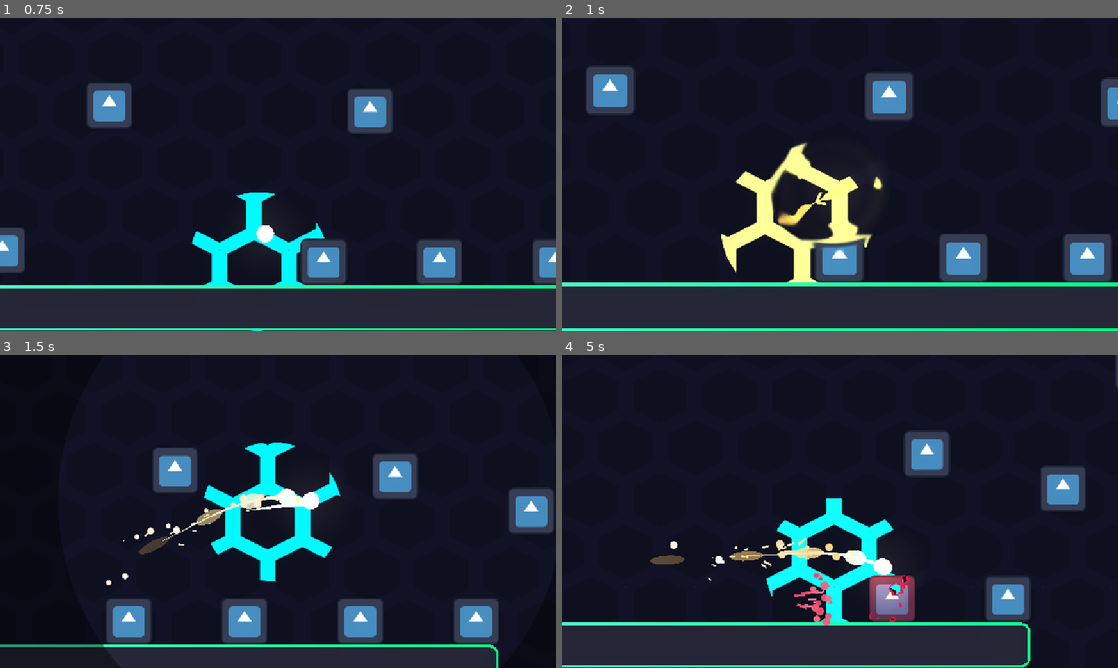
Above: before the commit, frames 1-4 (two rows, left to right).
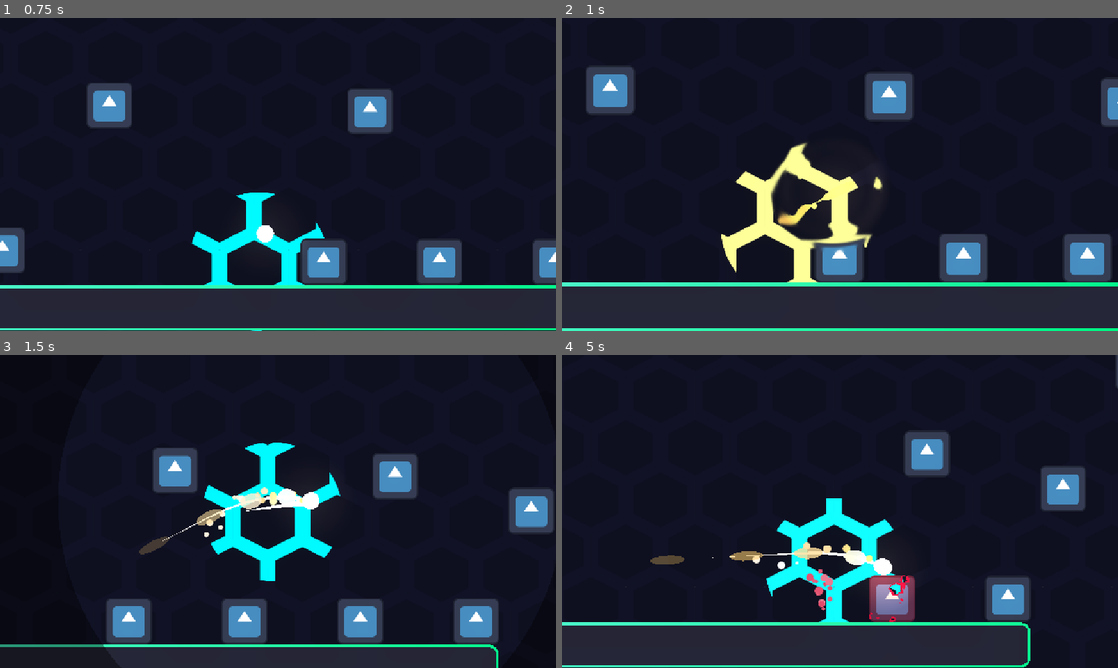
Above: after the commit, the same moments.

Repository: cookie1170/juice-test
Game: Godot game, scene res://levels/main.tscn
Same seed, same stepped clock (60 frames per second), same inputs: the game is played once before the commit and once after it. The engine's default icon, where the game draws it, is replaced by a stand-in: a white triangle on a blue panel in a dark square.
Inputs (mouse positions are in pixels of both pictures, inside the frame that each line leads up to):
- Up to frame 1 (0.75 s): tap Enter (ui_accept) at 0.5 s; move the mouse to (400, 158) at 0.52 s; hold D (right) from 0.53 s (still down); hold Space (bounce) from 0.53 s (still down)
- Up to frame 2 (1 s): keep holding D (right); keep holding Space (bounce); tap Enter (ui_accept) at 0.77 s; click (962, 158) at 0.8 s
- Up to frame 3 (1.5 s): release D (right) at 1.25 s; release Space (bounce) at 1.25 s; drag from (166, 527) to (272, 495) at 1.27 s
- Up to frame 4 (5 s): move the mouse to (895, 442) at 2.02 s; press the mouse at (895, 442) at 2.03 s; hold D (right) 2.03-2.75 s; right-click (895, 442) at 2.1 s; release the mouse at (895, 442) at 2.75 s; drag from (812, 574) to (673, 464) at 2.77 s; move the mouse to (1006, 558) at 3.52 s; press the mouse at (1006, 558) at 3.53 s; hold A (left) 3.53-4.25 s; tap Enter (ui_accept) at 3.77 s; release the mouse at (1006, 558) at 4.25 s; drag from (673, 464) to (756, 433) at 4.27 s

Frame 1 is identical in both runs. In frame 2, less than 0.1% of the frame differs, in the area x 44-48%, y 55-62%; in frame 3, 0.4%; in frame 4, 0.9%, in the area x 19-62%, y 58-87%.

Commit message:
*finally* added some sound effects

Diff:
--- /dev/null
+++ b/common/sfx.gd
@@ -0,0 +1,9 @@
+extends AudioStreamPlayer2D
+class_name FancySFX
+
+@export var sounds: Array[AudioStream]
+
+func play_sfx(pitch_min: float = 0.8, pitch_max: float = 1.2) -> void:
+	pitch_scale = randf_range(pitch_min, pitch_max)
+	stream = sounds.pick_random()
+	play()
--- a/enemies/basic_enemy/basic_enemy.gd
+++ b/enemies/basic_enemy/basic_enemy.gd
@@ -8,6 +8,7 @@
 @export_group("Nodes")
 @export var update_timer: Timer
 @export var sprite: Sprite2D
+@export var hurt_sfx: FancySFX
 @export var hurt_particles1: GPUParticles2D
 @export var hurt_particles2: GPUParticles2D
 @export var hurtbox: Hurtbox
@@ -26,6 +27,7 @@
 func get_hit(attack_hitbox: Hitbox):
 	hurtbox.monitoring = false
 	hitbox.monitorable = false
+	hurt_sfx.play_sfx()
 	var hit_angle: float = (
 			attack_hitbox.owner.velocity.angle() if attack_hitbox.owner is CharacterBody2D
 			else -global_position.direction_to(attack_hitbox.global_positon).angle()
--- a/enemies/basic_enemy/basic_enemy.tscn
+++ b/enemies/basic_enemy/basic_enemy.tscn
@@ -6,6 +6,8 @@
 [ext_resource type="Script" uid="uid://pt8x4gqtpuhh" path="res://common/hurtbox.gd" id="3_eopwh"]
 [ext_resource type="Script" uid="uid://d0dcgwjybsqd6" path="res://common/hitbox.gd" id="4_xuk7h"]
 [ext_resource type="Texture2D" uid="uid://383qp57aaa1j" path="res://common/sprites/circle.svg" id="6_u66kj"]
+[ext_resource type="Script" uid="uid://dnpardyg26nr0" path="res://common/sfx.gd" id="7_hpkks"]
+[ext_resource type="AudioStream" uid="uid://c43c8sw4r2v1i" path="res://enemies/basic_enemy/sound_effects/enemy_hurt.wav" id="8_rutms"]
 
 [sub_resource type="FastNoiseLite" id="FastNoiseLite_m6spd"]
 seed = 455
@@ -82,17 +84,25 @@
 height = 32
 
 [sub_resource type="Gradient" id="Gradient_avyl3"]
-colors = PackedColorArray(0.862745, 0.0784314, 0.235294, 1, 1, 1, 1, 1)
+colors = PackedColorArray(0.862745, 0.0784314, 0.235294, 1, 0.986274, 0.907843, 0.923529, 1)
 metadata/_snap_enabled = true
 
 [sub_resource type="GradientTexture1D" id="GradientTexture1D_32hag"]
 gradient = SubResource("Gradient_avyl3")
 
+[sub_resource type="Curve" id="Curve_u66kj"]
+_limits = [0.0, 100.0, 0.0, 1.0]
+_data = [Vector2(0, 1), 0.0, 0.0, 0, 0, Vector2(0.99999, 100), 0.0, 0.0, 0, 0]
+point_count = 2
+
+[sub_resource type="CurveTexture" id="CurveTexture_fwb20"]
+curve = SubResource("Curve_u66kj")
+
 [sub_resource type="Curve" id="Curve_harik"]
 _data = [Vector2(1e-05, 0), 0.0, 0.0, 0, 0, Vector2(0.1, 1), 0.0, 0.0, 0, 0, Vector2(0.99999, 0), 0.0, 0.0, 0, 0]
 point_count = 3
 
-[sub_resource type="CurveTexture" id="CurveTexture_e7oew"]
+[sub_resource type="CurveTexture" id="CurveTexture_wodsf"]
 curve = SubResource("Curve_harik")
 
 [sub_resource type="ParticleProcessMaterial" id="ParticleProcessMaterial_7v5ht"]
@@ -103,14 +113,18 @@
 initial_velocity_min = 372.55
 initial_velocity_max = 416.67
 gravity = Vector3(0, 98, 0)
-scale_curve = SubResource("CurveTexture_e7oew")
+damping_min = 11.765
+damping_max = 22.569
+damping_curve = SubResource("CurveTexture_fwb20")
+scale_curve = SubResource("CurveTexture_wodsf")
 color_ramp = SubResource("GradientTexture1D_32hag")
 
-[node name="BasicEnemy" type="CharacterBody2D" node_paths=PackedStringArray("update_timer", "sprite", "hurt_particles1", "hurt_particles2", "hurtbox", "hitbox")]
+[node name="BasicEnemy" type="CharacterBody2D" node_paths=PackedStringArray("update_timer", "sprite", "hurt_sfx", "hurt_particles1", "hurt_particles2", "hurtbox", "hitbox")]
 collision_layer = 0
 script = ExtResource("1_lbl0g")
 update_timer = NodePath("UpdateTimer")
 sprite = NodePath("Sprite")
+hurt_sfx = NodePath("HurtSound")
 hurt_particles1 = NodePath("HurtParticles")
 hurt_particles2 = NodePath("HurtParticles2")
 hurtbox = NodePath("Hurtbox")
@@ -168,6 +182,13 @@
 one_shot = true
 explosiveness = 0.85
 randomness = 0.5
+trail_enabled = true
 process_material = SubResource("ParticleProcessMaterial_7v5ht")
 
+[node name="HurtSound" type="AudioStreamPlayer2D" parent="."]
+volume_db = 3.0
+script = ExtResource("7_hpkks")
+sounds = Array[AudioStream]([ExtResource("8_rutms")])
+metadata/_custom_type_script = "uid://dnpardyg26nr0"
+
 [connection signal="timeout" from="UpdateTimer" to="." method="_on_update"]
--- a/global/vignette.gd
+++ b/global/vignette.gd
@@ -1,4 +1,7 @@
 extends ColorRect
+
+@export var fade_in: FancySFX
+@export var fade_out: FancySFX
 
 var tween: Tween
 var pos: Vector2:
@@ -17,6 +20,8 @@
 			tween.tween_method(func(value: float):
 				material.set_shader_parameter("dist", value),
 			material.get_shader_parameter("dist"), get_vignette_max_dist(), time)
+			if not fade_out.playing:
+				fade_out.play_sfx()
 		1:
 			if material.get_shader_parameter("dist") == dist:
 				tween.kill()
@@ -24,6 +29,7 @@
 			tween.tween_method(func(value: float):
 				material.set_shader_parameter("dist", value),
 			get_vignette_max_dist(), dist, time)
+			fade_in.play_sfx()
 
 
 func get_vignette_max_dist() -> float:
--- a/global/vignette.tscn
+++ b/global/vignette.tscn
@@ -1,8 +1,11 @@
-[gd_scene load_steps=5 format=3 uid="uid://2662pyalpsi2"]
+[gd_scene load_steps=8 format=3 uid="uid://2662pyalpsi2"]
 
 [ext_resource type="Shader" uid="uid://7wfo22armo3t" path="res://global/vignette.gdshader" id="1_i55d4"]
 [ext_resource type="Script" uid="uid://dlvoefy3vhhvw" path="res://global/vignette_global.gd" id="1_qdghn"]
 [ext_resource type="Script" uid="uid://5j5liywl4r32" path="res://global/vignette.gd" id="3_0wke6"]
+[ext_resource type="Script" uid="uid://dnpardyg26nr0" path="res://common/sfx.gd" id="4_1takt"]
+[ext_resource type="AudioStream" uid="uid://cxlugf7wrsfqa" path="res://common/sounds/vignette_in.wav" id="5_3cwh3"]
+[ext_resource type="AudioStream" uid="uid://cp5n1btd5k3ft" path="res://common/sounds/vignette_out.wav" id="6_6oig5"]
 
 [sub_resource type="ShaderMaterial" id="ShaderMaterial_jw1n3"]
 shader = ExtResource("1_i55d4")
@@ -14,7 +17,7 @@
 [node name="Vignette" type="CanvasLayer"]
 script = ExtResource("1_qdghn")
 
-[node name="Vignette" type="ColorRect" parent="."]
+[node name="Vignette" type="ColorRect" parent="." node_paths=PackedStringArray("fade_in", "fade_out")]
 material = SubResource("ShaderMaterial_jw1n3")
 anchors_preset = 15
 anchor_right = 1.0
@@ -23,3 +26,17 @@
 grow_vertical = 2
 mouse_filter = 2
 script = ExtResource("3_0wke6")
+fade_in = NodePath("../FadeIn")
+fade_out = NodePath("../FadeOut")
+
+[node name="FadeIn" type="AudioStreamPlayer2D" parent="."]
+volume_db = 4.0
+script = ExtResource("4_1takt")
+sounds = Array[AudioStream]([ExtResource("5_3cwh3")])
+metadata/_custom_type_script = "uid://dnpardyg26nr0"
+
+[node name="FadeOut" type="AudioStreamPlayer2D" parent="."]
+volume_db = 4.0
+script = ExtResource("4_1takt")
+sounds = Array[AudioStream]([ExtResource("6_6oig5")])
+metadata/_custom_type_script = "uid://dnpardyg26nr0"
--- a/levels/main.tscn
+++ b/levels/main.tscn
@@ -224,7 +224,6 @@
 ignore_rotation = false
 zoom = Vector2(0.75, 0.75)
 process_callback = 0
-limit_bottom = 128
 
 [node name="PhantomCameraHost" type="Node" parent="Camera"]
 process_priority = 300
--- a/player/player.tscn
+++ b/player/player.tscn
@@ -1,19 +1,29 @@
-[gd_scene load_steps=57 format=3 uid="uid://lj17m112ehpt"]
+[gd_scene load_steps=71 format=3 uid="uid://lj17m112ehpt"]
 
 [ext_resource type="Script" uid="uid://c08p2djcihe2o" path="res://player/player_common.gd" id="1_4flbx"]
 [ext_resource type="Script" uid="uid://ck2pawb0jmb51" path="res://player/dash_dir_indicator.gd" id="2_8t03j"]
-[ext_resource type="Script" uid="uid://cjt6uuke0wuwe" path="res://player/state machine/state_machine.gd" id="2_rkbax"]
+[ext_resource type="Script" uid="uid://cjt6uuke0wuwe" path="res://player/state_machine/state_machine.gd" id="2_rkbax"]
 [ext_resource type="Script" uid="uid://7158llfgi1vc" path="res://player/trail.gd" id="3_ebec5"]
-[ext_resource type="Script" uid="uid://da6voysdihkup" path="res://player/state machine/grounded.gd" id="3_yw30f"]
-[ext_resource type="Script" uid="uid://utgixymvt17f" path="res://player/state machine/bouncing.gd" id="4_g6k8r"]
-[ext_resource type="Script" uid="uid://bn2330o4e0s0p" path="res://player/state machine/falling.gd" id="5_g6k8r"]
-[ext_resource type="Script" uid="uid://c5uw1oo1cucet" path="res://player/state machine/dashing.gd" id="5_qjkh3"]
-[ext_resource type="Script" uid="uid://ptnh2uj4vicw" path="res://player/state machine/state_display.gd" id="7_boad6"]
+[ext_resource type="Script" uid="uid://da6voysdihkup" path="res://player/state_machine/grounded.gd" id="3_yw30f"]
+[ext_resource type="Script" uid="uid://utgixymvt17f" path="res://player/state_machine/bouncing.gd" id="4_g6k8r"]
+[ext_resource type="Script" uid="uid://bn2330o4e0s0p" path="res://player/state_machine/falling.gd" id="5_g6k8r"]
+[ext_resource type="Script" uid="uid://c5uw1oo1cucet" path="res://player/state_machine/dashing.gd" id="5_qjkh3"]
 [ext_resource type="Script" uid="uid://d0dcgwjybsqd6" path="res://common/hitbox.gd" id="8_hg6s5"]
 [ext_resource type="Script" uid="uid://pt8x4gqtpuhh" path="res://common/hurtbox.gd" id="8_rgyib"]
 [ext_resource type="PackedScene" uid="uid://c3m2m678oe1bj" path="res://player/misc/ghost_clone.tscn" id="9_yllr7"]
 [ext_resource type="Texture2D" uid="uid://383qp57aaa1j" path="res://common/sprites/circle.svg" id="11_2ieo8"]
+[ext_resource type="AudioStream" uid="uid://cinaatksd3xc0" path="res://player/sound_effects/ding.wav" id="14_32hag"]
 [ext_resource type="Texture2D" uid="uid://w3fx0ky4iuet" path="res://common/sprites/circle_higher_res.svg" id="14_wodsf"]
+[ext_resource type="Script" uid="uid://dnpardyg26nr0" path="res://common/sfx.gd" id="15_32hag"]
+[ext_resource type="AudioStream" uid="uid://thpoed1x7q53" path="res://player/sound_effects/dash_1.wav" id="16_tqiix"]
+[ext_resource type="AudioStream" uid="uid://dkjfqhh87gse1" path="res://player/sound_effects/dash_2.wav" id="17_e7oew"]
+[ext_resource type="AudioStream" uid="uid://iwy8d3pivmor" path="res://player/sound_effects/slash.wav" id="18_e7oew"]
+[ext_resource type="AudioStream" uid="uid://du6fvhi7tx3u5" path="res://player/sound_effects/player_hurt.wav" id="19_c35mf"]
+[ext_resource type="AudioStream" uid="uid://dghcgarnnkhag" path="res://player/sound_effects/landing_1.ogg" id="20_g4c7l"]
+[ext_resource type="AudioStream" uid="uid://bpsba0wfxswfp" path="res://player/sound_effects/landing_2.ogg" id="21_knn7v"]
+[ext_resource type="AudioStream" uid="uid://dbjwy1ksufce7" path="res://player/sound_effects/landing_3.ogg" id="22_7pqkx"]
+[ext_resource type="AudioStream" uid="uid://d1ha1aew5v30w" path="res://player/sound_effects/landing_4.ogg" id="23_uw77l"]
+[ext_resource type="AudioStream" uid="uid://pb8s3bmkwbp3" path="res://player/sound_effects/landing_5.ogg" id="24_rptt4"]
 
 [sub_resource type="SphereMesh" id="SphereMesh_sh265"]
 radius = 24.0
@@ -65,6 +75,7 @@
 [sub_resource type="ParticleProcessMaterial" id="ParticleProcessMaterial_ebec5"]
 lifetime_randomness = 0.5
 particle_flag_disable_z = true
+inherit_velocity_ratio = 0.25
 direction = Vector3(0, 1, 0)
 spread = 180.0
 initial_velocity_min = 78.43
@@ -91,6 +102,14 @@
 [sub_resource type="GradientTexture1D" id="GradientTexture1D_kb6p2"]
 gradient = SubResource("Gradient_yllr7")
 
+[sub_resource type="Curve" id="Curve_tqiix"]
+_limits = [0.0, 100.0, 0.0, 1.0]
+_data = [Vector2(0, 1), 0.0, 0.0, 0, 0, Vector2(0.99999, 100), 0.0, 0.0, 0, 0]
+point_count = 2
+
+[sub_resource type="CurveTexture" id="CurveTexture_65viv"]
+curve = SubResource("Curve_tqiix")
+
 [sub_resource type="Curve" id="Curve_yllr7"]
 _data = [Vector2(1e-05, 0), 0.0, 0.0, 0, 0, Vector2(0.1, 1), 0.0, 0.0, 0, 0, Vector2(0.99999, 0), 0.0, 0.0, 0, 0]
 point_count = 3
@@ -102,9 +121,13 @@
 lifetime_randomness = 0.5
 particle_flag_align_y = true
 particle_flag_disable_z = true
+inherit_velocity_ratio = 0.1
 initial_velocity_min = 161.77
 initial_velocity_max = 205.89
 gravity = Vector3(0, 98, 0)
+damping_min = 10.295
+damping_max = 17.648
+damping_curve = SubResource("CurveTexture_65viv")
 scale_curve = SubResource("CurveTexture_kb6p2")
 color_ramp = SubResource("GradientTexture1D_kb6p2")
 
@@ -181,31 +204,41 @@
 scale_curve = SubResource("CurveTexture_c35mf")
 color_ramp = SubResource("GradientTexture1D_tqiix")
 
-[sub_resource type="Gradient" id="Gradient_wodsf"]
-offsets = PackedFloat32Array(0, 0.5)
-colors = PackedColorArray(0.862745, 0.0784314, 0.235294, 1, 1, 1, 1, 1)
+[sub_resource type="Gradient" id="Gradient_avyl3"]
+colors = PackedColorArray(0.862745, 0.0784314, 0.235294, 1, 0.986274, 0.907843, 0.923529, 1)
 metadata/_snap_enabled = true
 
-[sub_resource type="GradientTexture1D" id="GradientTexture1D_65viv"]
-gradient = SubResource("Gradient_wodsf")
-
-[sub_resource type="Curve" id="Curve_tqiix"]
+[sub_resource type="GradientTexture1D" id="GradientTexture1D_32hag"]
+gradient = SubResource("Gradient_avyl3")
+
+[sub_resource type="Curve" id="Curve_u66kj"]
+_limits = [0.0, 100.0, 0.0, 1.0]
+_data = [Vector2(0, 1), 0.0, 0.0, 0, 0, Vector2(0.99999, 100), 0.0, 0.0, 0, 0]
+point_count = 2
+
+[sub_resource type="CurveTexture" id="CurveTexture_fwb20"]
+curve = SubResource("Curve_u66kj")
+
+[sub_resource type="Curve" id="Curve_harik"]
 _data = [Vector2(1e-05, 0), 0.0, 0.0, 0, 0, Vector2(0.1, 1), 0.0, 0.0, 0, 0, Vector2(0.99999, 0), 0.0, 0.0, 0, 0]
 point_count = 3
 
-[sub_resource type="CurveTexture" id="CurveTexture_x7c3f"]
-curve = SubResource("Curve_tqiix")
-
-[sub_resource type="ParticleProcessMaterial" id="ParticleProcessMaterial_c35mf"]
+[sub_resource type="CurveTexture" id="CurveTexture_wodsf"]
+curve = SubResource("Curve_harik")
+
+[sub_resource type="ParticleProcessMaterial" id="ParticleProcessMaterial_32hag"]
 lifetime_randomness = 0.5
 particle_flag_align_y = true
 particle_flag_disable_z = true
 spread = 25.0
-initial_velocity_min = 367.65
-initial_velocity_max = 411.77
+initial_velocity_min = 372.55
+initial_velocity_max = 416.67
 gravity = Vector3(0, 98, 0)
-scale_curve = SubResource("CurveTexture_x7c3f")
-color_ramp = SubResource("GradientTexture1D_65viv")
+damping_min = 7.353
+damping_max = 18.157
+damping_curve = SubResource("CurveTexture_fwb20")
+scale_curve = SubResource("CurveTexture_wodsf")
+color_ramp = SubResource("GradientTexture1D_32hag")
 
 [sub_resource type="GDScript" id="GDScript_wodsf"]
 resource_name = "light_follow"
@@ -231,7 +264,7 @@
 fill_from = Vector2(0.5, 0.5)
 fill_to = Vector2(0.5, 0)
 
-[node name="Player" type="CharacterBody2D" node_paths=PackedStringArray("hang_timer", "dash_attack_timer", "mesh", "dash_particles", "hurt_particles_1", "hurt_particles_2", "wavedash_particle", "trail", "dash_hitbox", "hurtbox", "state_mach …(76 unchanged characters)…
+[node name="Player" type="CharacterBody2D" node_paths=PackedStringArray("hang_timer", "dash_attack_timer", "dash_particles", "hurt_particles_1", "hurt_particles_2", "wavedash_particle", "wavedash_sfx", "dash_sfx", "slash_sfx", "hurt_sfx", "landing_sfx", "trail", "mesh", "dash_hitbox", "hurtbox", "state_mach …(76 unchanged characters)…
 physics_interpolation_mode = 1
 script = ExtResource("1_4flbx")
 peak_time = 0.45
@@ -240,7 +273,7 @@
 terminal_velocity = 2048.0
 dash_distance = 480.0
 dash_time = 0.2
-wavedash_threshold = 768.0
+wavedash_threshold = 832.0
 top_speed = 640.0
 air_accel_mult = 0.25
 air_decel_mult = 0.25
@@ -248,12 +281,17 @@
 offset_amount = Vector2(384, 256)
 hang_timer = NodePath("HangTimer")
 dash_attack_timer = NodePath("DashAttackTimer")
-mesh = NodePath("Mesh")
 dash_particles = NodePath("DashParticles")
 hurt_particles_1 = NodePath("HurtParticles")
 hurt_particles_2 = NodePath("HurtParticles2")
 wavedash_particle = NodePath("WaveDashParticle")
+wavedash_sfx = NodePath("WavedashSound")
+dash_sfx = NodePath("DashSound")
+slash_sfx = NodePath("SlashSound")
+hurt_sfx = NodePath("HurtSound")
+landing_sfx = NodePath("LandingSound")
 trail = NodePath("Trail")
+mesh = NodePath("Mesh")
 dash_hitbox = NodePath("DashHitbox")
 hurtbox = NodePath("Hurtbox")
 state_machine = NodePath("StateMachine")
@@ -336,7 +374,6 @@
 metadata/_custom_type_script = "uid://d3mvxnoga10c0"
 
 [node name="Dashing" type="Node2D" parent="StateMachine" node_paths=PackedStringArray("grounded_state", "falling_state", "bouncing_state", "clone_timer", "dash_indicator", "dash_particles_1", "dash_particles_2", "wavedash_particle")]
-visible = false
 script = ExtResource("5_qjkh3")
 clone_amount = 5
 vignette_dist = 128.0
@@ -405,6 +442,8 @@
 one_shot = true
 explosiveness = 0.5
 randomness = 0.5
+trail_enabled = true
+trail_lifetime = 0.5
 process_material = SubResource("ParticleProcessMaterial_wodsf")
 
 [node name="WaveDashParticle" type="GPUParticles2D" parent="."]
@@ -437,7 +476,8 @@
 one_shot = true
 explosiveness = 0.85
 randomness = 0.5
-process_material = SubResource("ParticleProcessMaterial_c35mf")
+trail_enabled = true
+process_material = SubResource("ParticleProcessMaterial_32hag")
 
 [node name="BGHighlighter" type="PointLight2D" parent="."]
 top_level = true
@@ -455,18 +495,33 @@
 texture = SubResource("GradientTexture2D_e7oew")
 metadata/_edit_lock_ = true
 
-[node name="StateLabel" type="Label" parent="." node_paths=PackedStringArray("state_machine")]
-visible = false
-offset_left = -524.5
-offset_top = -152.0
-offset_right = 524.5
-offset_bottom = -64.0
-theme_override_font_sizes/font_size = 64
-text = "State"
-horizontal_alignment = 1
-script = ExtResource("7_boad6")
-state_machine = NodePath("../StateMachine")
-metadata/_edit_lock_ = true
+[node name="WavedashSound" type="AudioStreamPlayer2D" parent="."]
+volume_db = -3.0
+script = ExtResource("15_32hag")
+sounds = Array[AudioStream]([ExtResource("14_32hag")])
+metadata/_custom_type_script = "uid://dnpardyg26nr0"
+
+[node name="DashSound" type="AudioStreamPlayer2D" parent="."]
+volume_db = 4.0
+script = ExtResource("15_32hag")
+sounds = Array[AudioStream]([ExtResource("16_tqiix"), ExtResource("17_e7oew")])
+metadata/_custom_type_script = "uid://dnpardyg26nr0"
+
+[node name="SlashSound" type="AudioStreamPlayer2D" parent="."]
+script = ExtResource("15_32hag")
+sounds = Array[AudioStream]([ExtResource("18_e7oew")])
+metadata/_custom_type_script = "uid://dnpardyg26nr0"
+
+[node name="HurtSound" type="AudioStreamPlayer2D" parent="."]
+volume_db = 2.0
+script = ExtResource("15_32hag")
+sounds = Array[AudioStream]([ExtResource("19_c35mf")])
+metadata/_custom_type_script = "uid://dnpardyg26nr0"
+
+[node name="LandingSound" type="AudioStreamPlayer2D" parent="."]
+script = ExtResource("15_32hag")
+sounds = Array[AudioStream]([ExtResource("20_g4c7l"), ExtResource("21_knn7v"), ExtResource("22_7pqkx"), ExtResource("23_uw77l"), ExtResource("24_rptt4")])
+metadata/_custom_type_script = "uid://dnpardyg26nr0"
 
 [connection signal="timeout" from="Trail/TrailTimer" to="Trail" method="_timeout"]
 [connection signal="timeout" from="StateMachine/Dashing/CloneTimer" to="StateMachine/Dashing" method="clone_spawn"]
--- a/player/player_common.gd
+++ b/player/player_common.gd
@@ -30,15 +30,26 @@
 #region nodes
 
 @export_group("Nodes")
+@export_subgroup("Timers")
 @export var hang_timer: Timer
 @export var dash_attack_timer: Timer
-@export var mesh: MeshInstance2D
+
+@export_subgroup("Particles")
 @export var dash_particles: GPUParticles2D
 @export var hurt_particles_1: GPUParticles2D
 @export var hurt_particles_2: GPUParticles2D
 @export var wavedash_particle: GPUParticles2D
+@export_subgroup("Sound Effects")
+@export var wavedash_sfx: FancySFX
+@export var dash_sfx: FancySFX
+@export var slash_sfx: FancySFX
+@export var hurt_sfx: FancySFX
+@export var landing_sfx: FancySFX
+@export_subgroup("Misc")
 @export var trail: Line2D
 @export var bg_highlight: TileMapLayer
+@export var mesh: MeshInstance2D
+@export var phantom_camera: PhantomCamera2D
 @export var dash_hitbox: Hitbox
 @export var hurtbox: Hurtbox
 @export var state_machine: StateMachine
@@ -46,7 +57,6 @@
 @export var falling_state: State
 @export var dashing_state: State
 @export var grounded_state: State
-@export var phantom_camera: PhantomCamera2D
 
 #endregion
 
@@ -147,6 +157,7 @@
 	var hit_angle: float = hit_direction.angle()
 	velocity = hit_direction * 1024
 	state_machine.change_state(bouncing_state)
+	hurt_sfx.play_sfx()
 	if hit_flash_tween:
 		hit_flash_tween.kill()
 	if dashing_state.color_tween:
@@ -189,9 +200,12 @@
 		if (state_machine.current_state == dashing_state
 		and abs(velocity.x) > wavedash_threshold):
 			shake(64.0, 3.0, 0.35)
+			wavedash_sfx.play_sfx()
 			wavedash_particle.restart()
 		state_machine.change_state(bouncing_state)
 		velocity.y *= 1.25
+	if velocity.length_squared() > 1638400.0: # 1280 squared
+		slash_sfx.play_sfx()
 	shake(48.0, 2, 0.1)
 	Hitstop.hitstop()
 
--- a/player/state machine/bouncing.gd
+++ b/player/state_machine/bouncing.gd
@@ -3,8 +3,11 @@
 @export var falling_state: State
 @export var grounded_state: State
 
+var just_entered: bool
+
 func enter(_previous_state: State = null) -> void:
 	super()
+	just_entered = true
 	owner.velocity.y = owner.bounce_vel
 
 
@@ -17,4 +20,5 @@
 	if owner.velocity.y > 0:
 		state_changed.emit(falling_state)
 	if owner.is_on_floor():
-		state_changed.emit(grounded_state)
+		if just_entered:
+			state_changed.emit(grounded_state)
--- a/player/state machine/dashing.gd
+++ b/player/state_machine/dashing.gd
@@ -67,8 +67,9 @@
 		dash()
 	if owner.is_on_floor():
 		if Input.is_action_pressed("bounce"):
-			if abs(owner.velocity.x) > owner.wavedash_threshold:
+			if abs(owner.velocity.x) > owner.wavedash_threshold and has_pressed:
 				wavedash_particle.restart()
+				owner.wavedash_sfx.play_sfx()
 				owner.shake(64.0, 3.0, 0.35)
 				Hitstop.hitstop(0.2)
 				clones_spawned -= 2
@@ -83,6 +84,7 @@
 	direction_to(get_global_mouse_position())
 	owner.velocity = owner.dash_vel * dash_direction * get_dash_vel_mult()
 	owner.trail.point_amount = owner.trail.default_point_amount
+	owner.dash_sfx.play_sfx(1.2, 1.6)
 	dash_particles_2.rotation = dash_direction.angle()
 	dash_particles_1.restart()
 	dash_particles_2.restart()
--- a/player/state machine/grounded.gd
+++ b/player/state_machine/grounded.gd
@@ -11,6 +11,8 @@
 		point_amt_tween.kill()
 	point_amt_tween = get_tree().create_tween()
 	point_amt_tween.tween_property(owner.trail, "point_amount", 0, 0.25)
+	if not owner.landing_sfx.playing:
+		owner.landing_sfx.play_sfx(1.2, 1.6)
 
 
 func _physics_process(_delta: float) -> void:
Not shown, added: common/sfx.gd.uid
Not shown, added: common/sounds/vignette_in.wav.import
Not shown, added: common/sounds/vignette_out.wav.import
Not shown: 1 places in enemies/basic_enemy/basic_enemy.tscn that only renumber resources
Not shown, added: enemies/basic_enemy/sound_effects/enemy_hurt.wav.import
Not shown, added: player/sound_effects/dash_1.wav.import
Not shown, added: player/sound_effects/dash_2.wav.import
Not shown, added: player/sound_effects/ding.wav.import
Not shown, added: player/sound_effects/landing_1.ogg.import
Not shown, added: player/sound_effects/landing_2.ogg.import
Not shown, added: player/sound_effects/landing_3.ogg.import
Not shown, added: player/sound_effects/landing_4.ogg.import
(and 27 more such lines)
